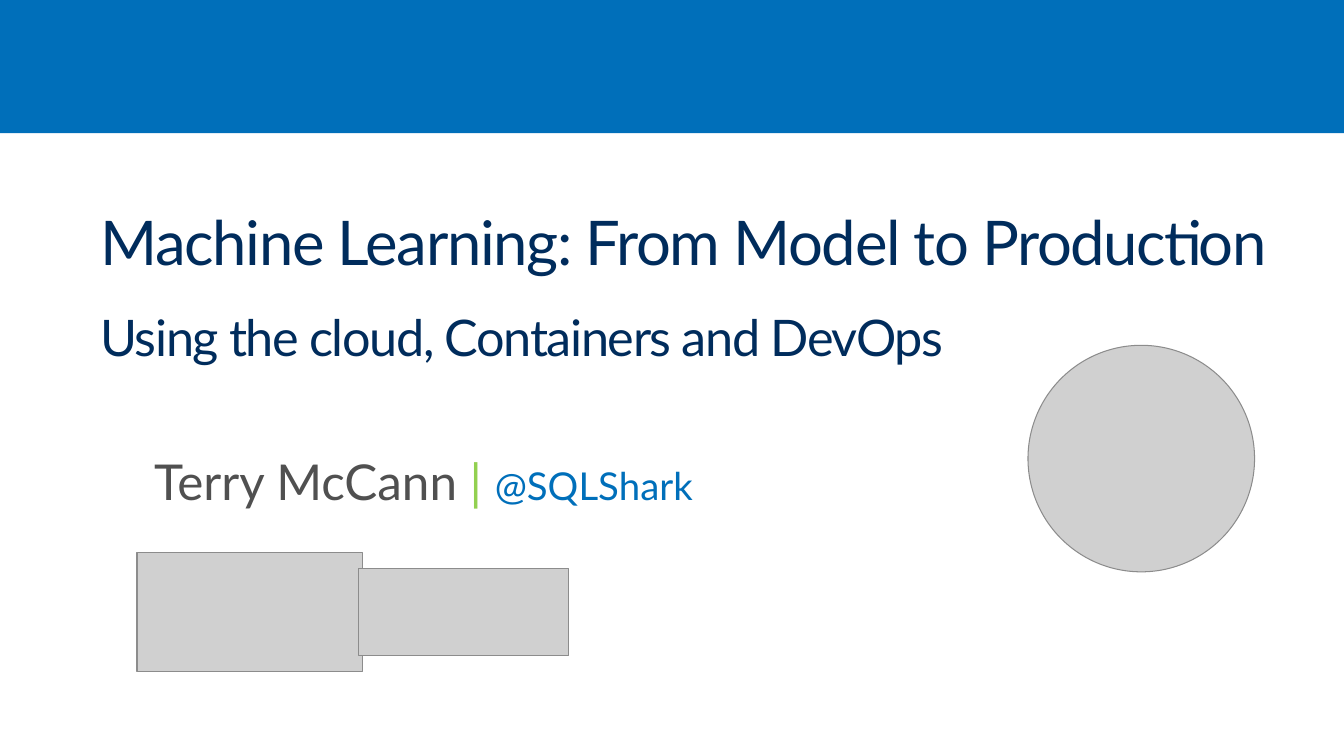
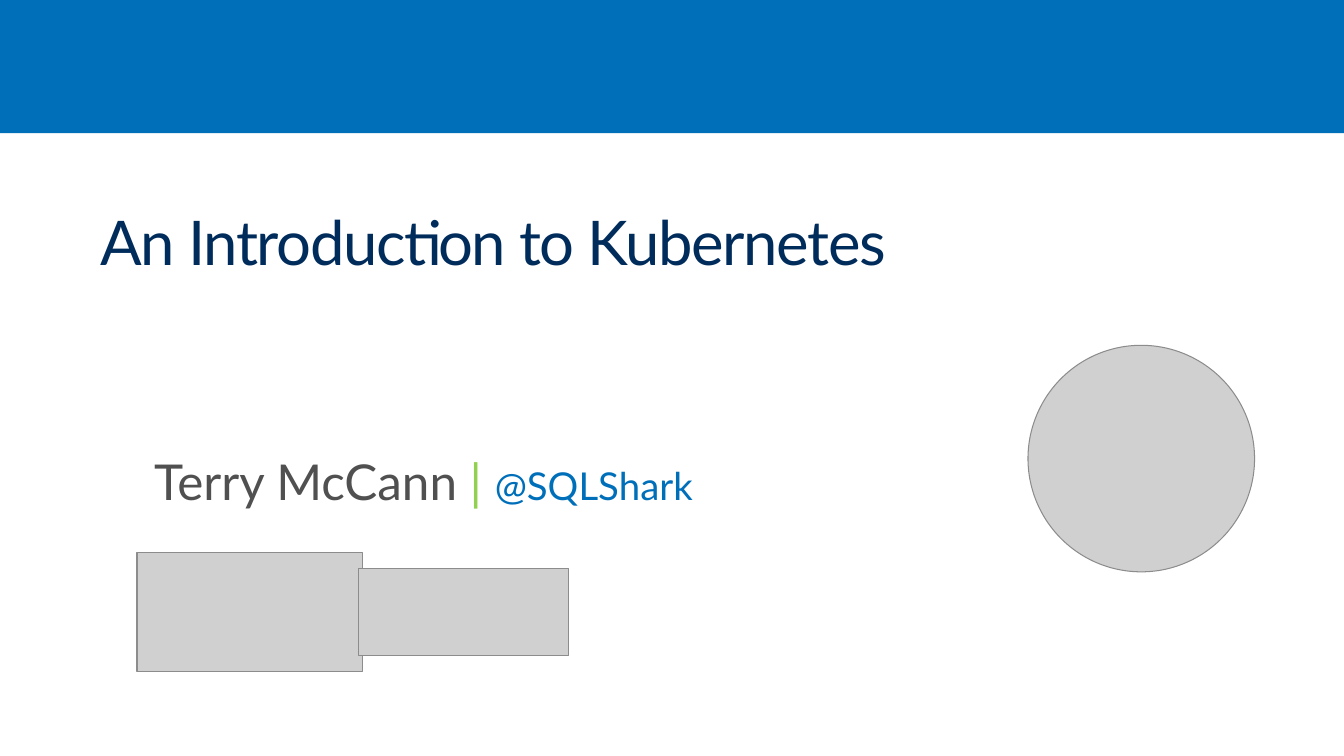
Before and after one commit to SQLShark/MachineLearningFromModelToProduction, a slide deck: slide 1 of Slides/M6 - An Introduction to Kubernetes.pptx (slide 2 before the commit). Drawn at 1344x756 pixels with LibreOffice and Linux fonts; fonts in the diff are those of the drawing; grey boxes stand for pictures; background and template pictures are left out. Boxes give left, top, right and bottom in pixels: in the first picture for what was removed or moved away, otherwise in the second. Text is boxed around its words. In the diff, an @@ line names an element or a change of style, - is before the commit and + after.

```diff
--- a/Slides/M6 - An Introduction to Kubernetes.pptx
+++ b/Slides/M6 - An Introduction to Kubernetes.pptx
@@ text at (x1=100, y1=219, x2=887, y2=266): text changed @@
-Machine Learning: From Model to Production
-Using the cloud, Containers and DevOps
+An Introduction to Kubernetes
```
Also in this commit, not shown: 1 other slide changed, 1 slide added, 4 slides removed, 7 other files.
